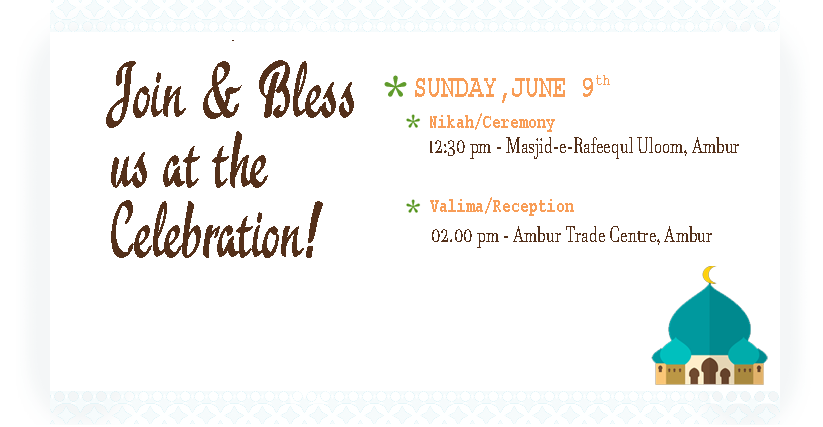
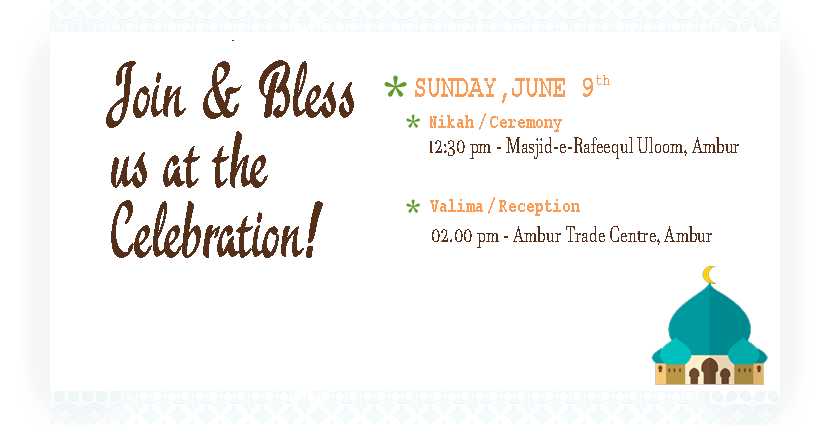
Revision of a layered (823, 427) image; what changed, layer by layer:
added layer "Layer 5" above "Layer 3" over [489,116,562,132]
added layer "Layer 3" above "Layer 6" over [478,113,562,132]
added layer "Layer 6" above "Layer 4" over [499,199,580,216]
added layer "Layer 4" above "Layer 2" over [487,197,580,216]
painted on "Layer 2" over [475,113,577,216]
